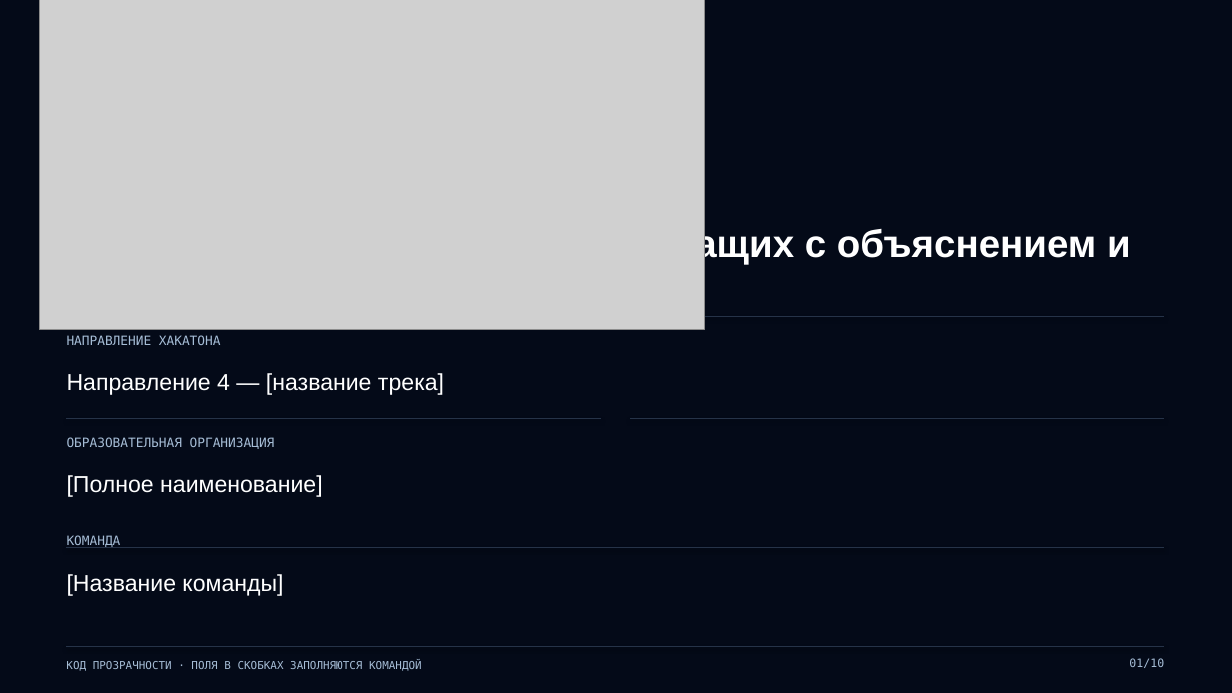
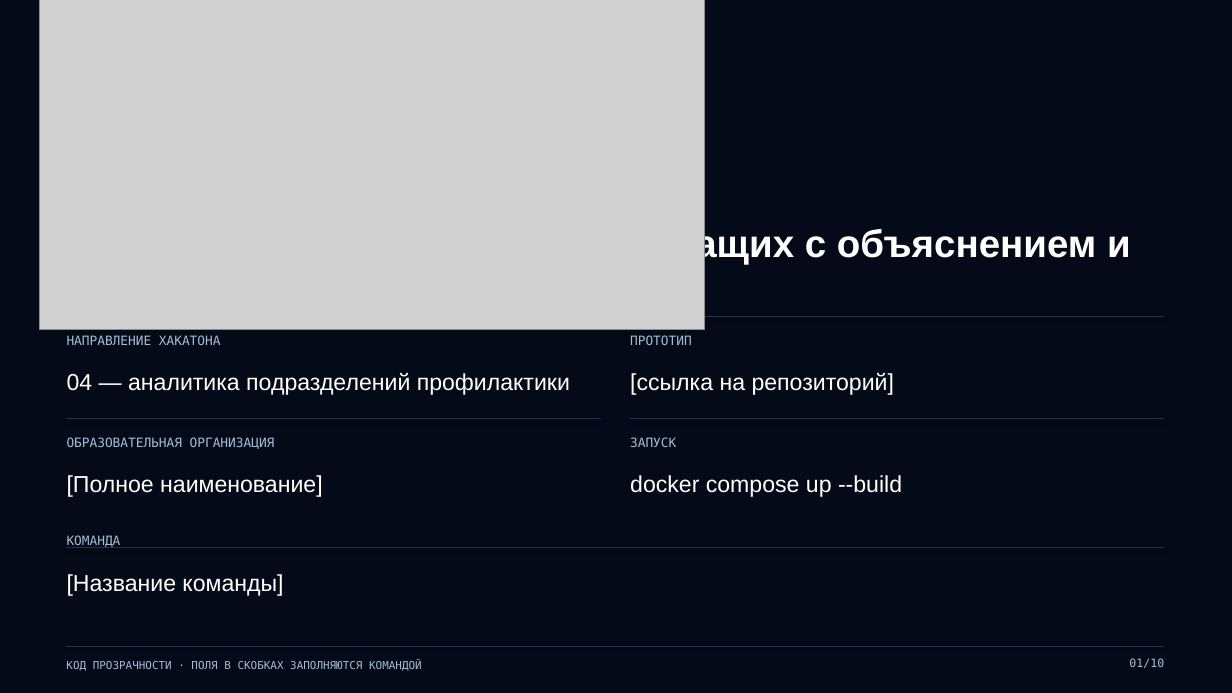
Before and after one commit to zagid1/Hackathon, a slide deck: slide 1 of docs/passport/passport.pptx. Drawn at 1232x693 pixels with LibreOffice and Linux fonts; fonts in the diff are those of the drawing; grey boxes stand for pictures; background and template pictures are left out. Boxes give left, top, right and bottom in pixels: in the first picture for what was removed or moved away, otherwise in the second. Text is boxed around its words. In the diff, an @@ line names an element or a change of style, - is before the commit and + after.

```diff
--- a/docs/passport/passport.pptx
+++ b/docs/passport/passport.pptx
@@ text added at [630,335,692,345], 10 pt, text #A5BCD5 @@
+ПРОТОТИП
@@ text at [67,373,570,395]: text changed @@
-Направление 4 — [название трека]
+04 — аналитика подразделений профилактики
@@ text added at [630,373,894,395], 18 pt, text #FFFFFF @@
+[ссылка на репозиторий]
@@ text added at [630,437,676,447], 10 pt, text #A5BCD5 @@
+ЗАПУСК
@@ text added at [630,475,902,497], 18 pt, text #FFFFFF @@
+docker compose up --build
```
Also in this commit, not shown: 1 slide added, 1 other file.
